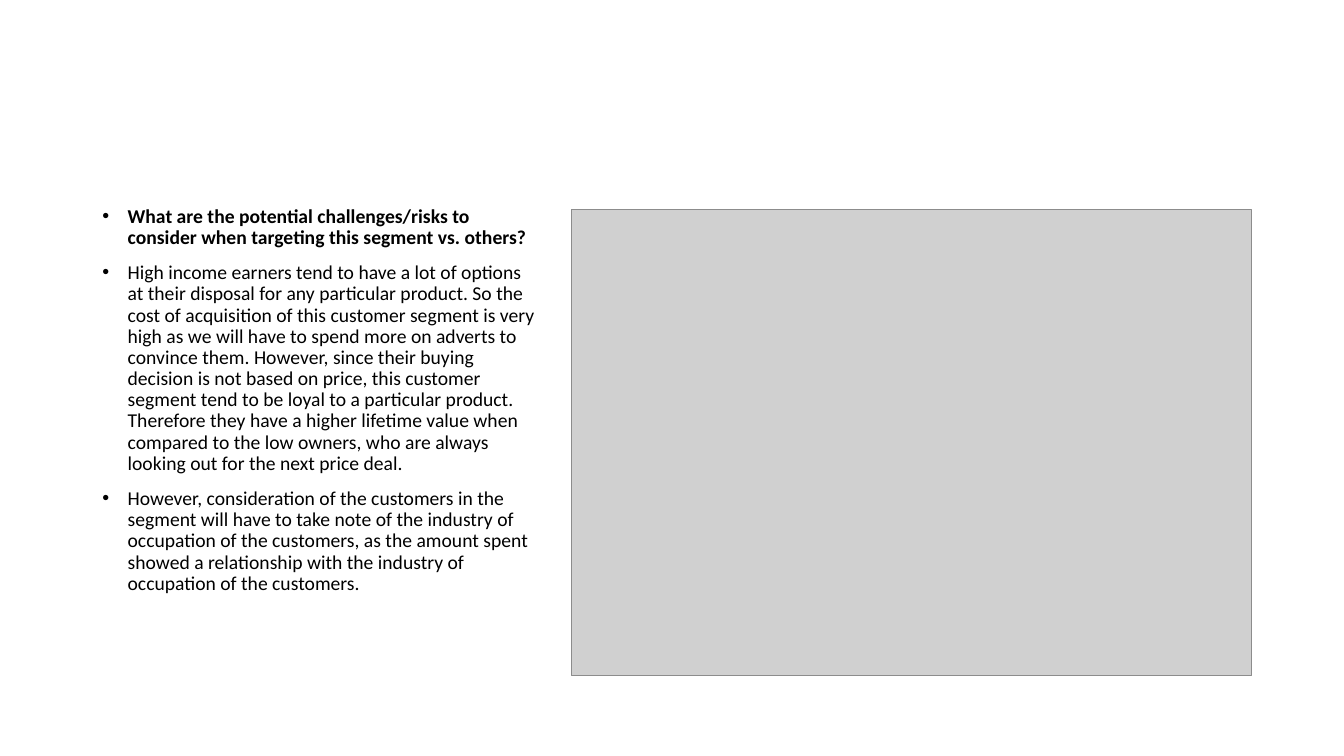
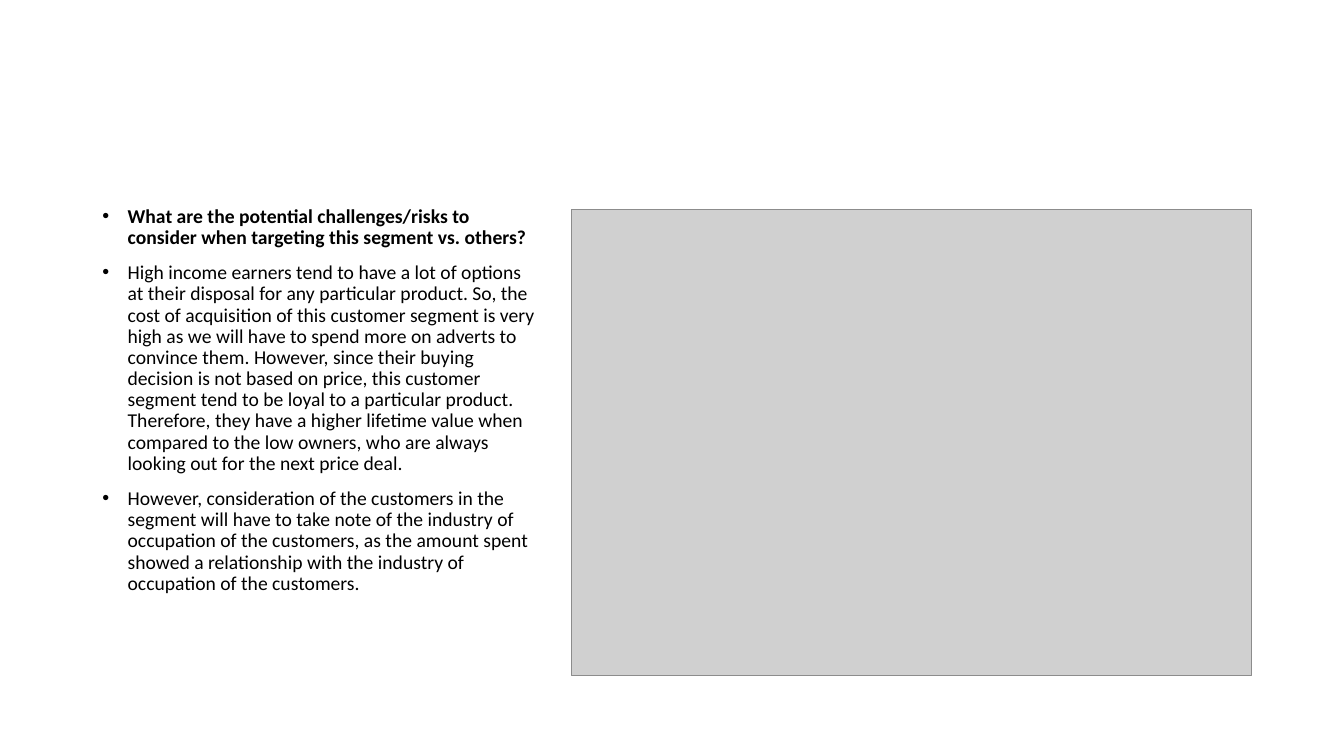
Before and after one commit to franklinen/Business-Case-Analysis-and-Customer-Segmentation, a slide deck: slide 23 of Business Case Study Presentation.pptx. Drawn at 1344x756 pixels with LibreOffice and Linux fonts; fonts in the diff are those of the drawing; grey boxes stand for pictures. Boxes give left, top, right and bottom in pixels: in the first picture for what was removed or moved away, otherwise in the second. Text is boxed around its words. In the diff, an @@ line names an element or a change of style, - is before the commit and + after.

```diff
--- a/Business Case Study Presentation.pptx
+++ b/Business Case Study Presentation.pptx
@@ text at (128,265,534,474): text changed @@
-• High income earners tend to have a lot of options at their disposal for any particular product. So the cost of acquisition of this customer segment is very high as we will have to spend more on adverts to convince them. However, since their buying decision is not based on price, this customer segment tend to be loyal to a particular product. Therefore they have a higher lifetime value when compared to the low owners, who are always looking out for the next price deal.
+• High income earners tend to have a lot of options at their disposal for any particular product. So, the cost of acquisition of this customer segment is very high as we will have to spend more on adverts to convince them. However, since their buying decision is not based on price, this customer segment tend to be loyal to a particular product. Therefore, they have a higher lifetime value when compared to the low owners, who are always looking out for the next price deal.
```
Also in this commit, not shown: 1 other slide changed.
